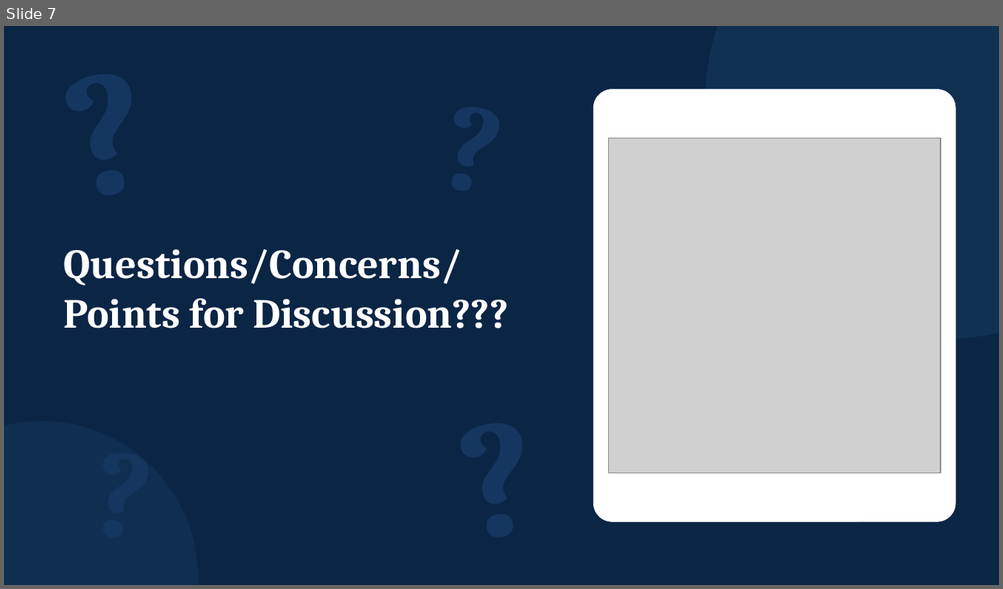
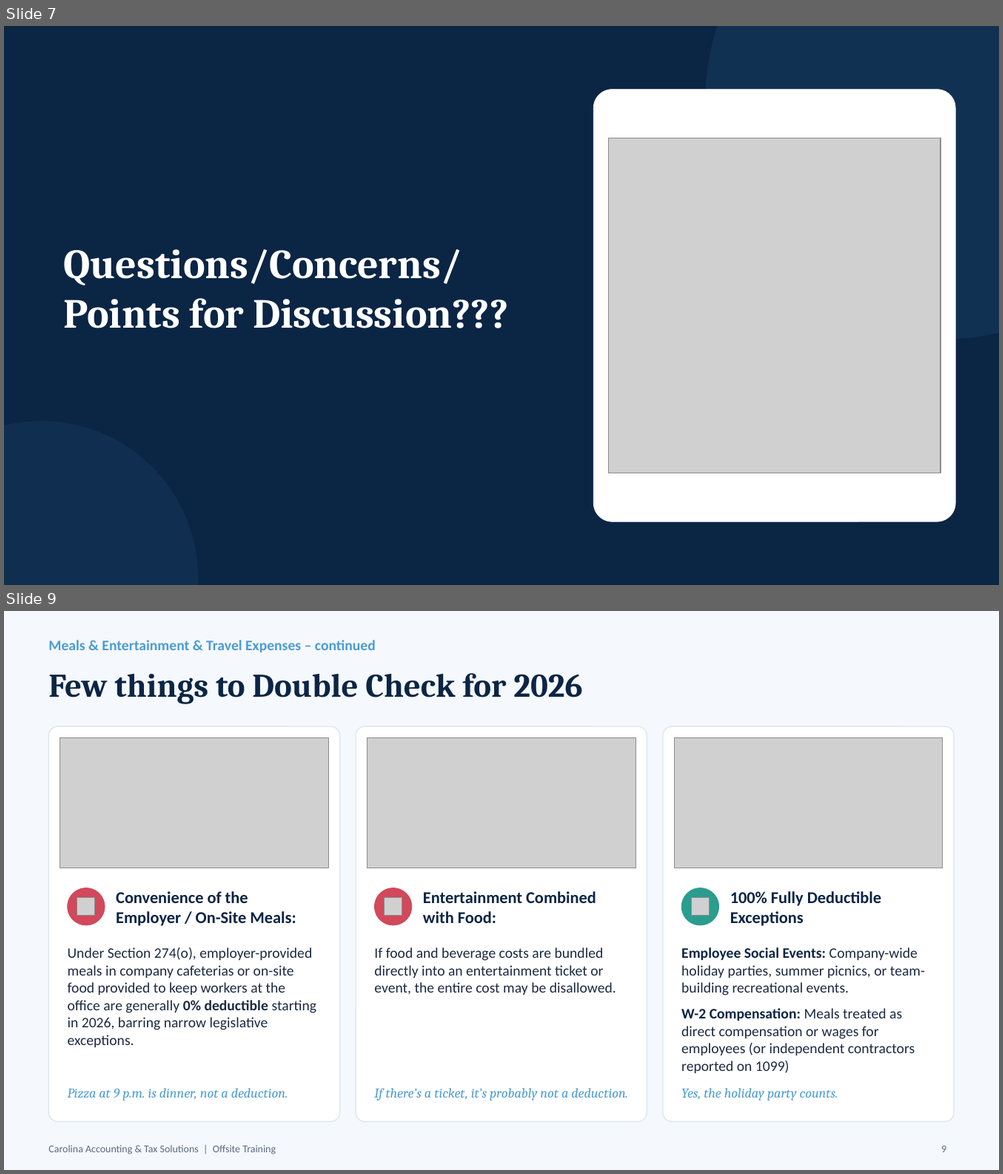
Before and after one commit to Hrishiv67/Ppapp, a slide deck: 2026-10-2_Presentation_-_Bijal_refreshed.pptx. Shown one above the other, each under a label of ours: slide 7 before the commit, slides 7 and 9 after it; the slides between them are not shown. The pictures are 1003x589 and 1003x1174 pixels, drawn with LibreOffice and Linux fonts; fonts in the diff are those of the drawing; grey boxes stand for pictures. Boxes give left, top, right and bottom in pixels: in the first picture for what was removed or moved away, otherwise in the second. Text is boxed around its words. In the diff, an @@ line names an element or a change of style, - is before the commit and + after.

```diff
--- a/2026-10-2_Presentation_-_Bijal_refreshed.pptx
+++ b/2026-10-2_Presentation_-_Bijal_refreshed.pptx
@@ slide 9 added at <box>4,611,999,1170</box>, background #F5F8FC @@
@@ text added at <box>48,640,375,652</box>, 14 pt, text #4B9CD3, bold @@
+Meals & Entertainment & Travel Expenses – continued
@@ text added at <box>48,673,582,704</box>, 32 pt, text #0B2545, bold @@
+Few things to Double Check for 2026
@@ rounded rectangle added at <box>48,726,340,1122</box>, fill #FFFFFF, outline #DDE8F2 1 pt @@
@@ picture added at <box>60,738,329,869</box> @@
@@ rounded rectangle added at <box>356,726,646,1122</box>, fill #FFFFFF, outline #DDE8F2 1 pt @@
@@ picture added at <box>367,738,636,869</box> @@
@@ rounded rectangle added at <box>663,726,954,1122</box>, fill #FFFFFF, outline #DDE8F2 1 pt @@
@@ picture added at <box>674,738,942,869</box> @@
@@ ellipse added at <box>68,889,105,925</box>, fill #D1495B, outline #D1495B 0.5 pt @@
@@ picture added at <box>77,898,95,916</box> @@
@@ text added at <box>116,891,296,926</box>, 16 pt, text #0B2545, bold @@
+Convenience of the Employer / On-Site Meals:
@@ ellipse added at <box>374,889,412,925</box>, fill #D1495B, outline #D1495B 0.5 pt @@
@@ picture added at <box>384,898,401,916</box> @@
@@ text added at <box>423,891,596,923</box>, 16 pt, text #0B2545, bold @@
+Entertainment Combined with Food:
@@ ellipse added at <box>681,889,719,925</box>, fill #2A9D8F, outline #2A9D8F 0.5 pt @@
@@ picture added at <box>691,898,709,916</box> @@
@@ text added at <box>730,891,881,926</box>, 16 pt, text #0B2545, bold @@
+100% Fully Deductible Exceptions
@@ text added at <box>68,948,317,1048</box>, 14 pt, text #1B2A41 @@
+Under Section 274(o), employer-provided meals in company cafeterias or on-site food provided to keep workers at the office are generally 0% deductible starting in 2026, barring narrow legislative exceptions.
@@ text added at <box>374,948,616,995</box>, 14 pt, text #1B2A41 @@
+If food and beverage costs are bundled directly into an entertainment ticket or event, the entire cost may be disallowed.
@@ text added at <box>681,948,925,1073</box>, 14 pt, text #1B2A41 @@
+Employee Social Events: Company-wide holiday parties, summer picnics, or team-building recreational events.
+W-2 Compensation: Meals treated as direct compensation or wages for employees (or independent contractors reported on 1099)
@@ text added at <box>68,1088,288,1101</box>, 13 pt, text #4B9CD3, italic @@
+Pizza at 9 p.m. is dinner, not a deduction.
@@ text added at <box>374,1088,628,1101</box>, 13 pt, text #4B9CD3, italic @@
+If there’s a ticket, it’s probably not a deduction.
@@ text added at <box>681,1088,838,1101</box>, 13 pt, text #4B9CD3, italic @@
+Yes, the holiday party counts.
@@ text added at <box>48,1145,276,1155</box>, 10 pt, text #5B6B7F @@
+Carolina Accounting & Tax Solutions | Offsite Training
@@ page number added at <box>941,1146,946,1153</box>, 10 pt, text #5B6B7F @@
+9
@@ slide 7 changed as well @@
@@ text removed at <box>8,26,201,225</box> @@
-?
@@ text removed at <box>375,37,573,247</box> @@
-?
@@ text removed at <box>403,370,590,570</box> @@
-?
@@ text removed at <box>27,386,220,585</box> @@
-?
```
Also in this commit, not shown: 10 other slides changed, 4 other slides added, 3 slides removed.
